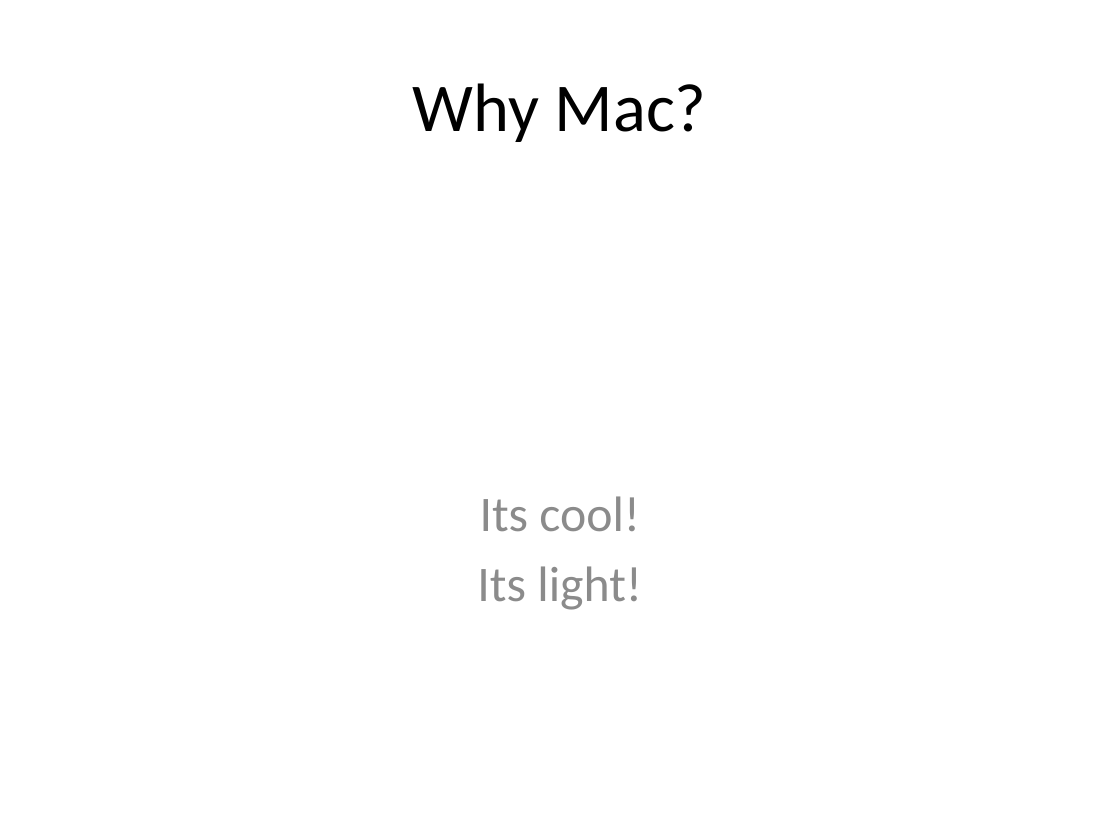
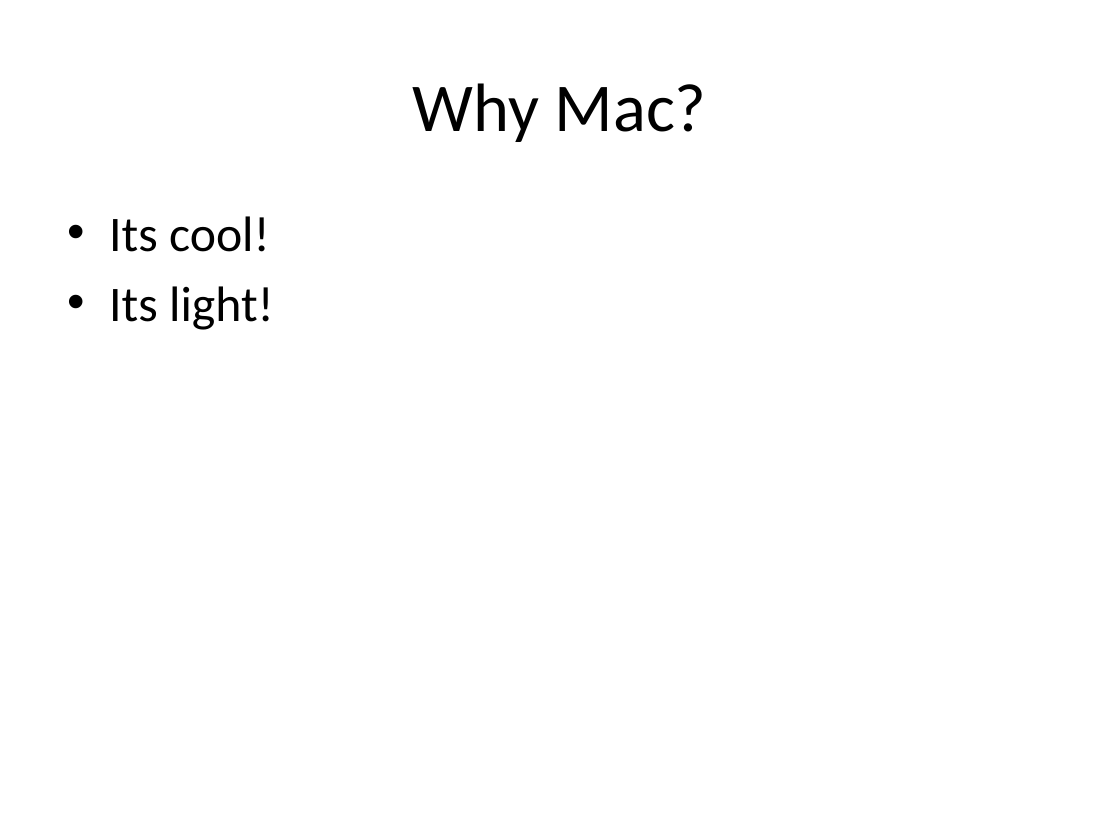
Before and after one commit to pythonicrubyist/powerpoint, a slide deck: slide 2 of samples/pptx/sample.pptx. Drawn at 1120x840 pixels with LibreOffice and Linux fonts; fonts in the diff are those of the drawing. Boxes give left, top, right and bottom in pixels: in the first picture for what was removed or moved away, otherwise in the second. Text is boxed around its words. In the diff, an @@ line names an element or a change of style, - is before the commit and + after.

```diff
--- a/samples/pptx/sample.pptx
+++ b/samples/pptx/sample.pptx
@@ text "Its cool!": place and size @@
-text "Its cool!" at (477,496,642,610)
+text "Its cool!" at (109,216,274,330)
@@ text "Its cool!" at (109,216,274,330): text colour #8C8C8C to #000000; alignment centre to left; bullet none to • @@
```
Also in this commit, not shown: 6 other slides changed, 5 other files.
